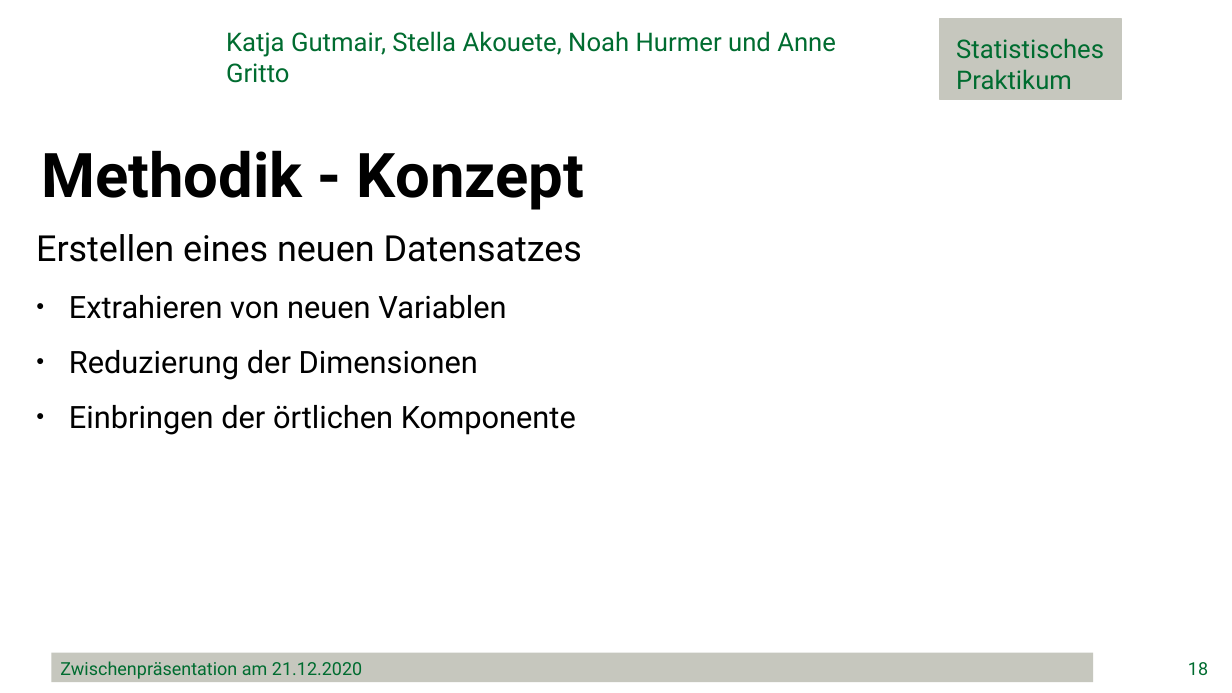
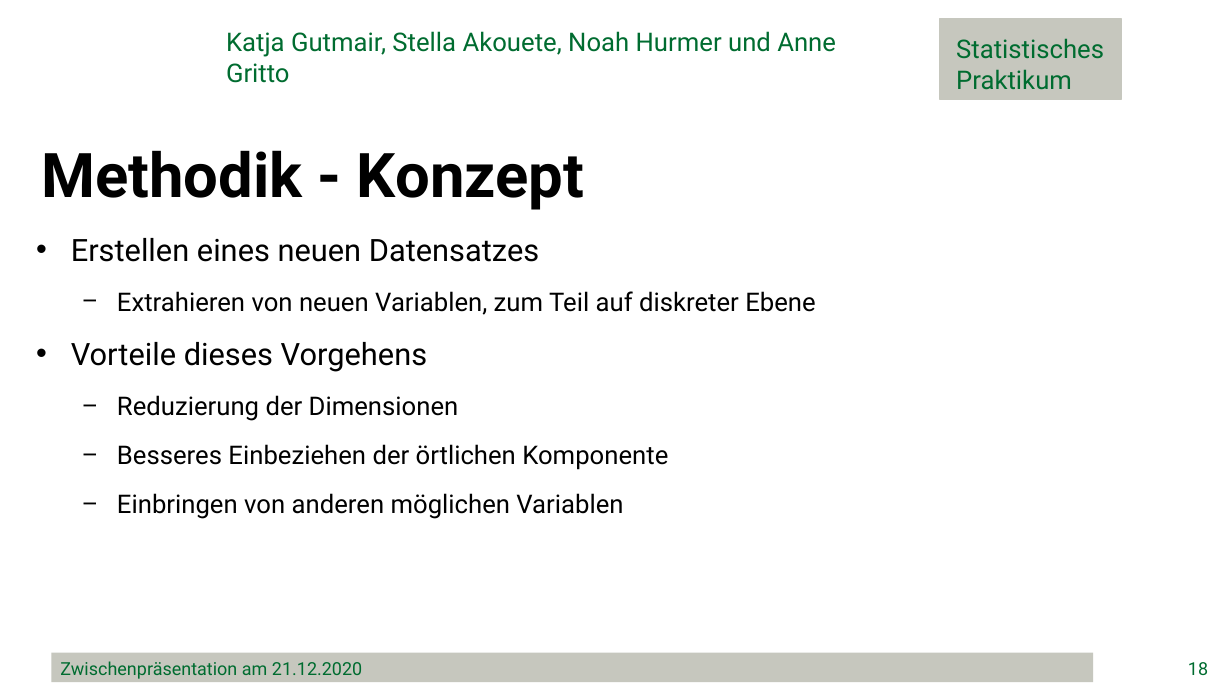
Before and after one commit to minimops/weatherFrog, a slide deck: slide 18 of ppt/Zwischenpraesentation_v1.1.pptx. Drawn at 1232x693 pixels with LibreOffice and Linux fonts; fonts in the diff are those of the drawing; background and template pictures are left out. Boxes give left, top, right and bottom in pixels: in the first picture for what was removed or moved away, otherwise in the second. Text is boxed around its words. In the diff, an @@ line names an element or a change of style, - is before the commit and + after.

```diff
--- a/ppt/Zwischenpraesentation_v1.1.pptx
+++ b/ppt/Zwischenpraesentation_v1.1.pptx
@@ text at box(71, 238, 539, 421): size 28 to 24 pt in "Erstellen eines neuen Datensatzes"; size 24 to 20 pt in "Reduzierung der Dimensionen"; bullet none to •; bullet ● to −; list level 1 to 2 in "Reduzierung der Dimensionen" @@
@@ text at box(71, 291, 815, 372): text changed; size 24 to 20 pt @@
-● Extrahieren von neuen Variablen
+  − Extrahieren von neuen Variablen, zum Teil auf diskreter Ebene
+• Vorteile dieses Vorgehens
@@ text at box(117, 444, 668, 519): text changed; size 24 to 20 pt @@
-● Einbringen der örtlichen Komponente
+  − Besseres Einbeziehen der örtlichen Komponente
+  − Einbringen von anderen möglichen Variablen
```
Also in this commit, not shown: 8 other slides changed.
